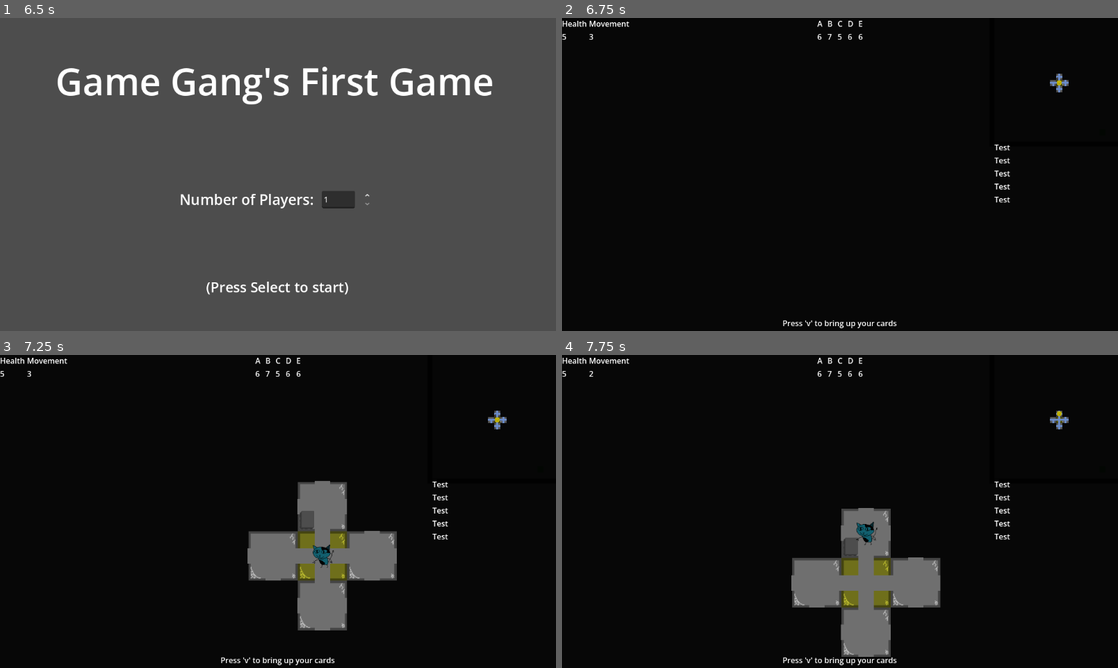
Above: before the commit, frames 1-4 (two rows, left to right).
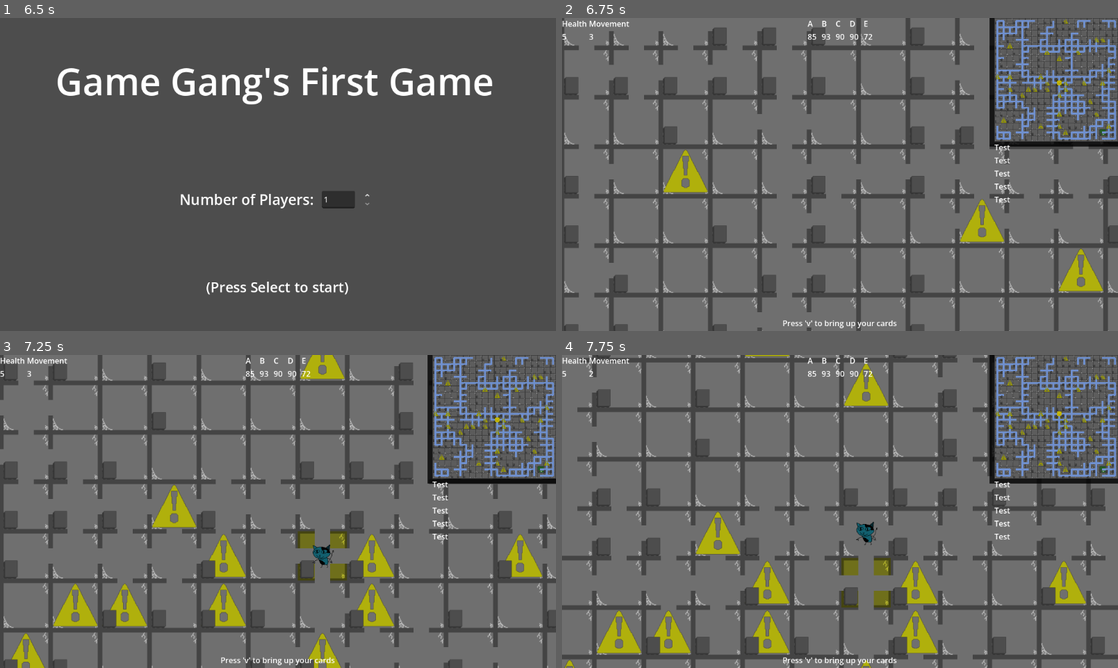
Above: after the commit, the same moments.

Repository: emrysshevek/gameganggame
Game: Godot game, scene res://scenes/title/title_screen.tscn
The game is run twice, just before and just after one commit, with the same random seed, the same clock (stepped at 60 frames per second) and the same inputs.
Inputs (mouse positions are in pixels of both pictures, inside the frame that each line leads up to):
- Up to frame 1 (6.5 s): tap Enter (toggle_end_turn) at 0.5, 2, 3.5 s; move the mouse to (400, 158) at 0.52 s; hold D (move_right) 0.53-1.25 s; tap G (discard) at 0.6 s; click (400, 158) at 0.67 s; tap Space at 1.25, 2.75, 4.25 s; drag from (166, 190) to (250, 237) at 1.27 s; move the mouse to (333, 105) at 2.02 s; hold D (move_right) 2.03-2.75 s; tap C (toggle_cursor) at 2.1 s; drag from (250, 237) to (111, 127) at 2.77 s; move the mouse to (444, 221) at 3.52 s; hold A (move_left) 3.53-4.25 s; hold Shift 3.53-4.25 s; drag from (111, 127) to (194, 96) at 4.27 s; move the mouse to (305, 174) at 5.02 s; hold S (debug_down) 5.03-5.75 s; tap Ctrl at 5.1 s; click (305, 174) at 5.17 s; drag from (194, 96) to (166, 190) at 5.77 s
- Up to frame 2 (6.75 s): move the mouse to (962, 158) at 6.52 s; hold W (debug_up) from 6.53 s (still down); tap F (select) at 6.6 s
- Up to frame 3 (7.25 s): keep holding W (debug_up)
- Up to frame 4 (7.75 s): release W (debug_up) at 7.25 s; drag from (728, 527) to (812, 574) at 7.27 s

Frame 1 is identical in both runs. In frame 2, 99% of the frame differs, in the area x 0-100%, y 0-100%; in frame 3, 93%; in frame 4, 93%.

Commit message:
perlin noise generation

Diff:
--- a/scenes/game_scene.gd
+++ b/scenes/game_scene.gd
@@ -72,6 +72,10 @@
 		notif_log.position = Vector2(minimap.position.x, minimap.position.y - _minimap_size.y)
 	Events.game_started.emit()
 	start_round()
+
+	## TODO: REMOVE THIS
+	for tile in grid_man._get_all_tiles(0):
+		tile.explore(characters[0])
 
 
 func start_round() -> void:
--- a/scenes/grid_manager.gd
+++ b/scenes/grid_manager.gd
@@ -36,7 +36,7 @@
 var tile_size:Vector2 = Vector2(64,64)
 
 #Testing
-var test_map_on:bool = true
+@export var test_map_on:bool = false
 var _loot_card_scene = preload("res://cards/cards/loot_card/loot_card.tscn")
 #endregion
 
@@ -150,40 +150,44 @@
 			all_tiles.append(floor_maps[_level][each_x][each_y])
 	return all_tiles
 
-func generate_map(level:int):
-	for each_tile: Tile in _get_all_tiles(0):
-		var possible_tile_connections_by_path:Dictionary
-		#check which directions could have new paths added to them
-		if each_tile.grid_coordinates.x != 0 && each_tile.paths.keys().has(directions.west) == false:
-			possible_tile_connections_by_path[directions.west] = floor_maps[level][each_tile.grid_coordinates.x - 1][each_tile.grid_coordinates.y]
-		if each_tile.grid_coordinates.y != 0 && each_tile.paths.keys().has(directions.north) == false:
-			possible_tile_connections_by_path[directions.north] = floor_maps[level][each_tile.grid_coordinates.x][each_tile.grid_coordinates.y - 1]
-		if each_tile.grid_coordinates.x != map_width - 1 && each_tile.paths.keys().has(directions.east) == false:
-			possible_tile_connections_by_path[directions.east] = floor_maps[level][each_tile.grid_coordinates.x + 1][each_tile.grid_coordinates.y]
-		if each_tile.grid_coordinates.y != map_height - 1 && each_tile.paths.keys().has(directions.south) == false:
-			possible_tile_connections_by_path[directions.south] = floor_maps[level][each_tile.grid_coordinates.x][each_tile.grid_coordinates.y + 1]
-
-		var possible_new_path_num = possible_tile_connections_by_path.size()
-		for each_num in possible_new_path_num:
-			if possible_new_path_num > 0:
-				#new paths are added if a random 'roll' is within a set range
-				var roll_for_new_path = randi_range(1,100)
-				if roll_for_new_path <= _path_number_odds[4 - possible_new_path_num]:
-					var connecting_tile_direction_from_origin_tile = possible_tile_connections_by_path.keys().pick_random()
-					add_path(each_tile, possible_tile_connections_by_path[connecting_tile_direction_from_origin_tile])
-				else:
-					possible_new_path_num = 0
-					#roll for new path failed, so process to check for creating new paths for current Tile ends here
-
-		# Make sure all starting tiles are connected to each other
-		if each_tile is StartingTile:
-			for neighbor_offset in [Vector2i.LEFT, Vector2i.RIGHT, Vector2i.UP, Vector2i.DOWN]:
-				var neighbor = get_tile(Vector2i(each_tile.grid_coordinates) + neighbor_offset)
-				if neighbor is StartingTile and get_path_direction(each_tile, neighbor) not in each_tile.paths.keys():
-					add_path(each_tile, neighbor)
-
-		each_tile.reset_to_hidden()
+func generate_map(_level:int):
+	var noise: FastNoiseLite = $NoiseMap.texture.noise
+	#noise.noise_type = FastNoiseLite.TYPE_SIMPLEX
+	#noise.seed = randi()
+	#noise.frequency = .0095
+	#noise.fractal_type = FastNoiseLite.FRACTAL_RIDGED
+	#noise.fractal_octaves = 4
+	#noise.fractal_lacunarity = 1.0
+	#noise.fractal_gain = .53
+	#noise.fractal_weighted_strength = .68
+	#seed(0)
+	for x in range(map_width):
+		for y in range(map_height):
+			var tile: Tile = get_tile(Vector2(x,y))
+			if x < map_width - 1:
+				_try_add_path(tile, get_tile(Vector2(x+1, y)), noise)
+			if y < map_height - 1:
+				_try_add_path(tile, get_tile(Vector2(x, y+1)), noise)
+
+
+	# Make sure all starting tiles are connected to each other
+	for tile1: Tile in starting_tiles:
+		for tile2: Tile in starting_tiles:
+			if is_directly_connected(0, tile1.grid_coordinates, tile2.grid_coordinates):
+				add_path(tile1, tile2)
+
+	for tile in _get_all_tiles(0):
+		tile.reset_to_hidden()
+
 	map_generated.emit()
+
+func _try_add_path(tile1: Tile, tile2: Tile, noise: FastNoiseLite) -> void:
+	var noise1 = noise.get_noise_2d(tile1.grid_coordinates.x, tile1.grid_coordinates.y)
+	var noise2 = noise.get_noise_2d(tile2.grid_coordinates.x, tile2.grid_coordinates.y)
+	var connection_strength = (noise1 + noise2) / 2.0
+	print("Connection strength: %f" % [connection_strength])
+	if connection_strength > .5:
+		add_path(tile1, tile2)
 
 func setup_test_map(level:int):
 	var current_floor_tiles = floor_maps[level]
--- a/scenes/grid_manager.tscn
+++ b/scenes/grid_manager.tscn
@@ -2,5 +2,26 @@
 
 [ext_resource type="Script" uid="uid://ddvmkx2jpdp8g" path="res://scenes/grid_manager.gd" id="1_l7jj3"]
 
+[sub_resource type="FastNoiseLite" id="FastNoiseLite_l7jj3"]
+noise_type = 3
+seed = 12
+frequency = 0.22
+fractal_type = 2
+fractal_octaves = 2
+fractal_lacunarity = 2.235
+fractal_gain = 0.63
+fractal_weighted_strength = 1.0
+
+[sub_resource type="NoiseTexture2D" id="NoiseTexture2D_kl8jp"]
+width = 20
+height = 20
+generate_mipmaps = false
+noise = SubResource("FastNoiseLite_l7jj3")
+
 [node name="GridManager" type="Node2D" unique_id=1720207153]
 script = ExtResource("1_l7jj3")
+
+[node name="NoiseMap" type="TextureRect" parent="." unique_id=912844985]
+offset_right = 40.0
+offset_bottom = 40.0
+texture = SubResource("NoiseTexture2D_kl8jp")
